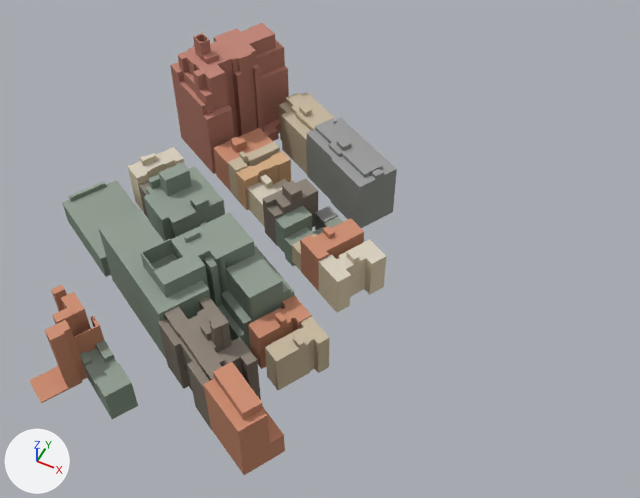
The glTF model public/models/washington-city/tile-6_-4.glb: old version first, new version second.
One viewpoint serves both versions: a 50 mm camera at (1361.0, 462.0, 307.0) aimed at (1248.0, 688.0, 24.0). Arrows for +X, +Y and +Z are at lower left; the lights stay in place. The first picture is the older version. Where no turn or scale is listed for an object, it has been applied to the vertices. Vertices at exactly the same position are counted once.

Names of what the first picture shows: 'roof', 'wall'.
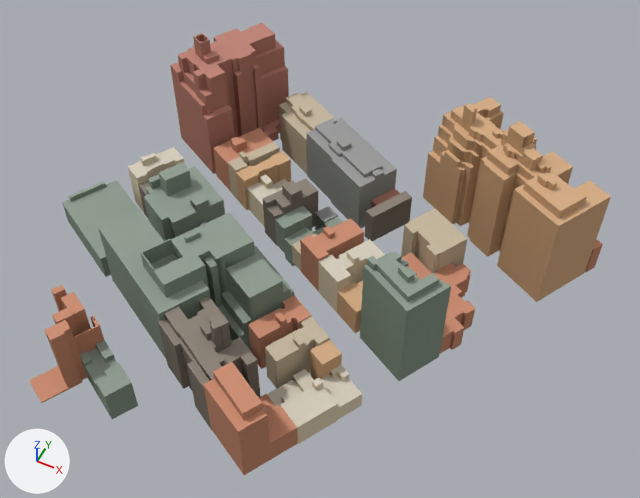
The newer file is also turned or shifted as a whole; pictures and numbers use the older file's frame.

What differs and where, as boxes (x1, y1, x2, y2) in the pictures (640 x 498 px):
```json
{"object": "wall", "change": "reshaped", "before": [35, 34, 397, 475], "after": [29, 34, 611, 475], "on screen": "61% wider"}
{"object": "roof", "change": "reshaped", "before": [29, 23, 396, 443], "after": [29, 23, 611, 443], "on screen": "58% wider"}
{"part": 1, "of": "me_mesh_1", "change": "built on", "before": [315, 213, 321, 230], "after": [281, 105, 611, 451]}
{"part": 2, "of": "me_mesh_2", "change": "added", "after": [282, 391, 296, 402]}
{"part": 3, "of": "me_mesh_2", "change": "added", "after": [429, 151, 440, 163]}
{"part": 4, "of": "me_mesh_2", "change": "added", "after": [259, 97, 611, 435]}
{"part": 5, "of": "me_mesh_2", "change": "added", "after": [593, 239, 602, 249], "on screen": "mostly hidden"}
```

Scene script edits in JSON lines:
```json
{"block": "me_mesh_1", "where": "# used by ob_wall; location = (1197.2, 688.9, 28.4)"}
{"op": "remove", "block": "me_mesh_1", "code": "me_mesh_1.from_pydata(...)  # 1514 vertices, 1514 faces; spans x -76.0..76.0, y -105.0..105.0, z -34.0..34.0"}
{"op": "add", "block": "me_mesh_1", "code": "me_mesh_1.from_pydata(...)  # 2328 vertices, 2328 faces; spans x -76.0..158.0, y -105.0..105.0, z -34.0..34.0"}
{"block": "me_mesh_1", "change": "me_mesh_1 part 1: 2 vertices removed from x 32.0, y 33.0, z -34.0..-22.0; 816 vertices added at x 31.0..158.0, y -80.0..101.0, z -34.0..32.0"}
{"block": "me_mesh_1", "change": "other edits to the shape of me_mesh_1 do not show in these pictures"}
{"block": "me_mesh_2", "where": "# used by ob_roof; location = (1197.2, 688.9, 31.1)"}
{"op": "remove", "block": "me_mesh_2", "code": "me_mesh_2.from_pydata(...)  # 1020 vertices, 810 faces; spans x -76.0..76.0, y -105.0..105.0, z -31.0..31.0"}
{"op": "add", "block": "me_mesh_2", "code": "me_mesh_2.from_pydata(...)  # 1606 vertices, 1310 faces; spans x -76.0..158.0, y -105.0..105.0, z -31.0..31.0"}
{"block": "me_mesh_2", "change": "me_mesh_2 part 2: the loose piece of 4 vertices spanning x 46.0..52.0, y 10.0..15.0, z -9.0 is copied, and the copy is moved by (20.0, -75.0, -15.0); it spans x 65.0..72.0, y -66.0..-59.0, z -24.0"}
{"block": "me_mesh_2", "change": "me_mesh_2 part 3: the loose piece of 5 vertices spanning x -12.0..-8.0, y 37.0..41.0, z -10.0 is copied, and the copy is scaled about its middle by (1.92, 1.7, 1), then moved by (84.0, 36.0, 3.0); it spans x 70.0..78.0, y 72.0..78.0, z -6.0"}
{"block": "me_mesh_2", "change": "me_mesh_2 part 4: 544 vertices added at x 54.0..155.0, y -80.0..101.0, z -27.0..30.0"}
{"block": "me_mesh_2", "change": "me_mesh_2 part 5: 11 vertices added at x 134.0..158.0, y 63.0..80.0, z -26.0..-19.0"}
{"block": "me_mesh_2", "change": "other edits to the shape of me_mesh_2 do not show in these pictures"}
```
